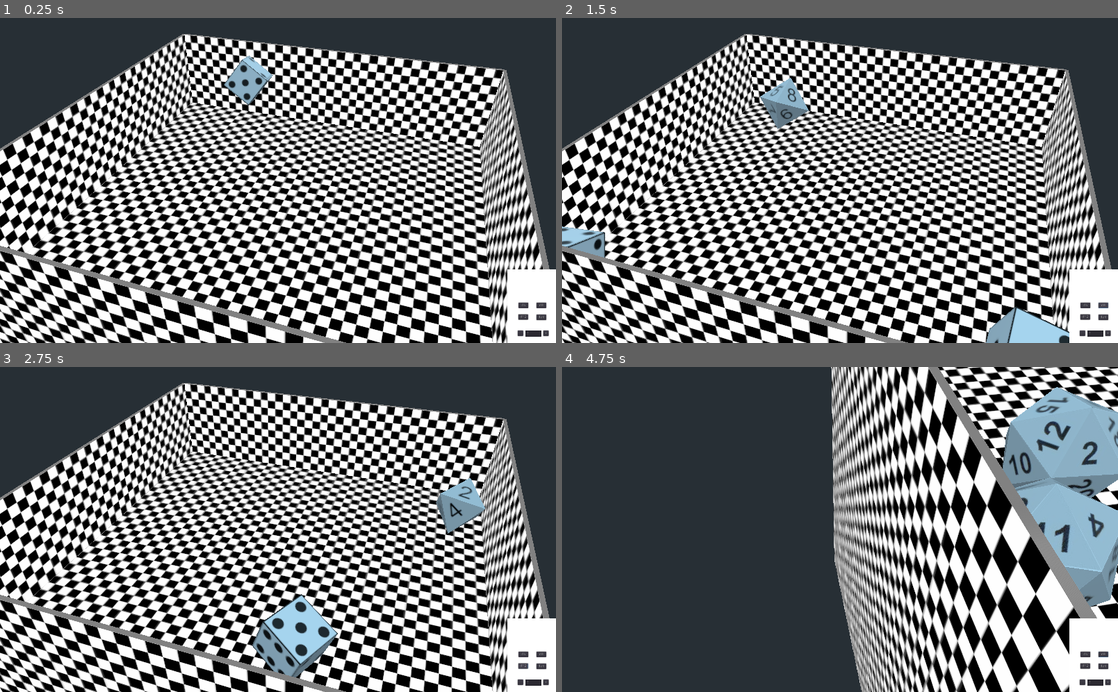
Above: before the commit, frames 1-4 (two rows, left to right).
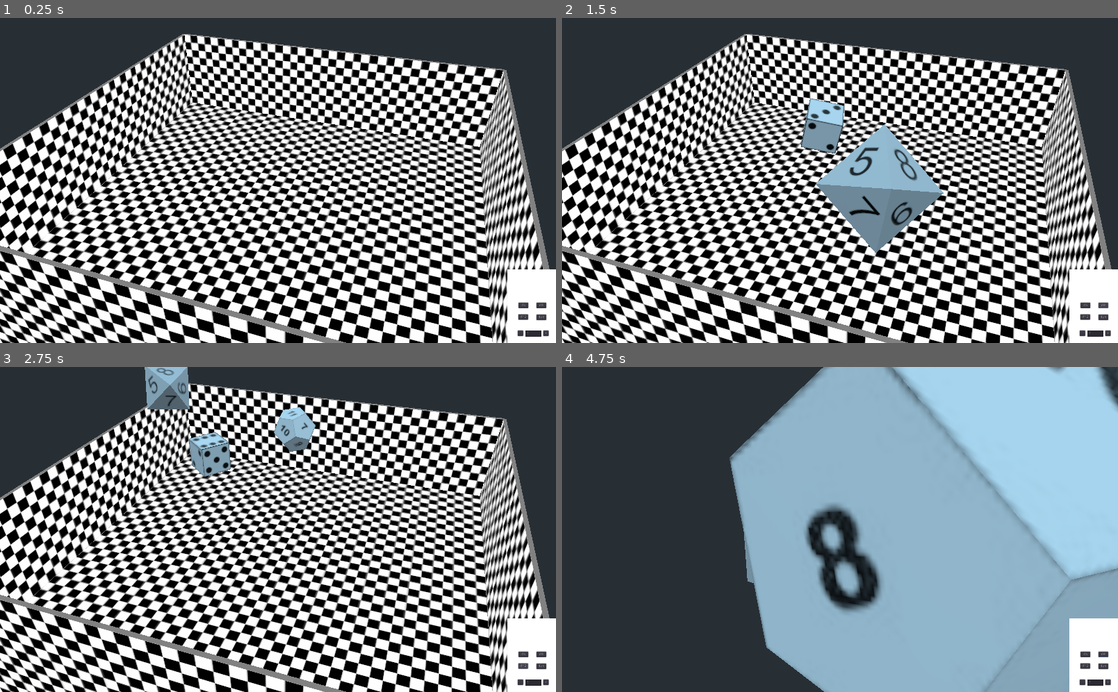
Above: after the commit, the same moments.

Repository: timjklein36/godot-3d-dice
Game: Godot game, scene res://Test.tscn
Two runs of this game, one before a commit and one after it. Both use one fixed random seed, a clock stepped at 60 frames per second and the inputs below. The project has no main scene, so this scene is started directly.
Inputs (mouse positions are in pixels of both pictures, inside the frame that each line leads up to):
- Up to frame 1 (0.25 s): no input
- Up to frame 2 (1.5 s): click "d6" at 0.5 s; click "d8" at 1.25 s
- Up to frame 3 (2.75 s): click "d12" at 2 s
- Up to frame 4 (4.75 s): click "d20" at 2.75 s; tap Enter at 3.5 s; move the mouse to (962, 513) at 3.52 s; hold Right (ui_right) 3.53-4.28 s; tap 1 at 3.6 s; tap Space (ui_select) at 3.77, 4.52 s; tap 2 at 3.8, 4.35 s; move the mouse to (812, 529) at 4.27 s; hold Up (ui_up) from 4.28 s (still down); tap 3 at 4.55 s

The runs differ from the first frame. In frame 1, 0.7% of the frame differs, in the area x 14-50%, y 11-59%; in frame 2, 7.9%; in frame 3, 5.6%; in frame 4, 61%, in the area x 30-100%, y 0-100%.

Commit message:
[-] (Step 1) Roll dice from camera, slow speed, no ceiling or queue_free

Diff:
--- a/Die.gd
+++ b/Die.gd
@@ -22,11 +22,11 @@
 
 
 func _process(_delta):
-    if global_transform.origin.y < 0:
-        queue_free()
+    # if global_transform.origin.y < 0:
+    #     queue_free()
 
-    if global_transform.origin.y < 4:
-        remove_collision_exception_with(ROOF)
+    # if global_transform.origin.y < 4:
+    #     remove_collision_exception_with(ROOF)
 
     if not stability_free:
         return
--- a/Test.gd
+++ b/Test.gd
@@ -136,13 +136,13 @@
 
         die_inst.visible = true
 
-        die_inst.stability_free = true
+        # die_inst.stability_free = true
 
         die_inst.add_to_group('dice')
 
         die_inst.apply_impulse(
             Vector3(0, 0, 0),
-            -transform.basis.z * 300
+            -transform.basis.z * 35
         )
 
         die_inst.apply_torque_impulse(
--- a/Test.tscn
+++ b/Test.tscn
@@ -4,41 +4,41 @@
 [ext_resource path="res://Test.gd" type="Script" id=2]
 [ext_resource path="res://Camera.gd" type="Script" id=3]
 
-[sub_resource type="PhysicsMaterial" id=7]
+[sub_resource type="PhysicsMaterial" id=1]
 friction = 0.15
 bounce = 0.25
 
-[sub_resource type="BoxShape" id=1]
-
-[sub_resource type="PhysicsMaterial" id=2]
+[sub_resource type="BoxShape" id=2]
+
+[sub_resource type="PhysicsMaterial" id=3]
 friction = 0.9
 rough = true
 bounce = 0.08
 
-[sub_resource type="PhysicsMaterial" id=3]
+[sub_resource type="PhysicsMaterial" id=4]
 friction = 0.9
 rough = true
 bounce = 0.35
 
-[sub_resource type="BoxShape" id=4]
-
-[sub_resource type="PhysicsMaterial" id=5]
+[sub_resource type="BoxShape" id=5]
+
+[sub_resource type="PhysicsMaterial" id=6]
 friction = 0.9
 rough = true
 bounce = 0.35
 
-[sub_resource type="BoxShape" id=6]
+[sub_resource type="BoxShape" id=7]
 
 [node name="Test" type="Spatial"]
 script = ExtResource( 2 )
-auto_roll = true
 
 [node name="ROOF\?" type="StaticBody" parent="."]
 transform = Transform( 6, 0, 0, 0, 1, 0, 0, 0, 6, 0, 4, 0 )
-physics_material_override = SubResource( 7 )
+visible = false
+physics_material_override = SubResource( 1 )
 
 [node name="CollisionShape" type="CollisionShape" parent="ROOF\?"]
-shape = SubResource( 1 )
+shape = SubResource( 2 )
 
 [node name="FLOOR" type="Spatial" parent="."]
 transform = Transform( 12, 0, 0, 0, 2, 0, 0, 0, 12, 0, -1, 0 )
Not shown: 4 places in Test.tscn that only renumber resources
